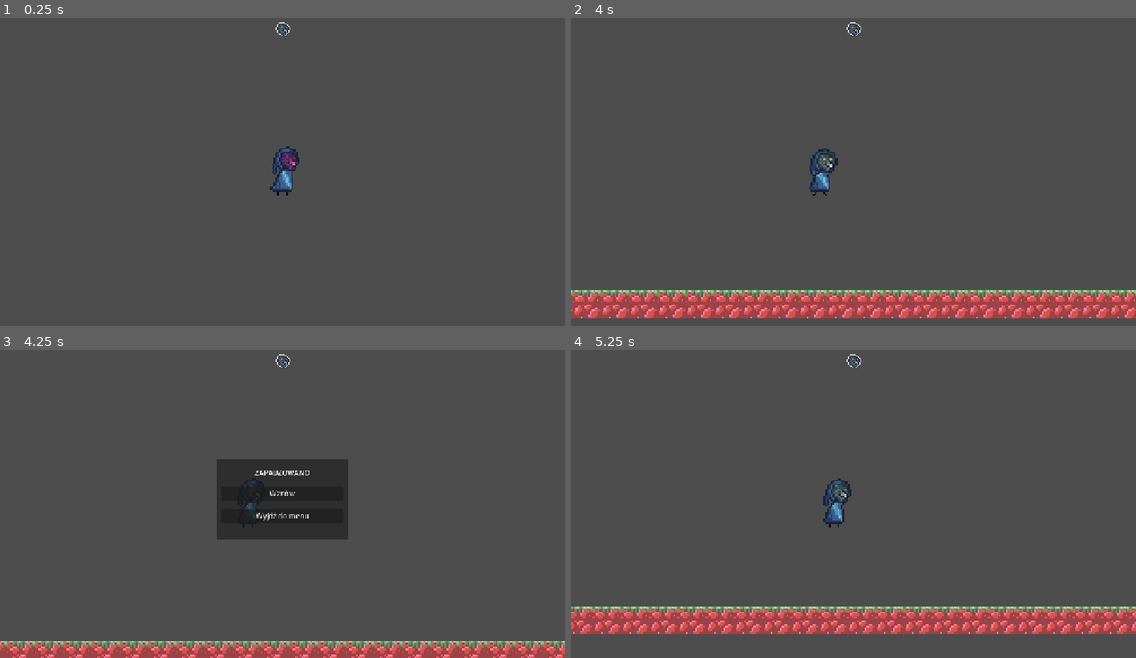
Above: before the commit, frames 1-4 (two rows, left to right).
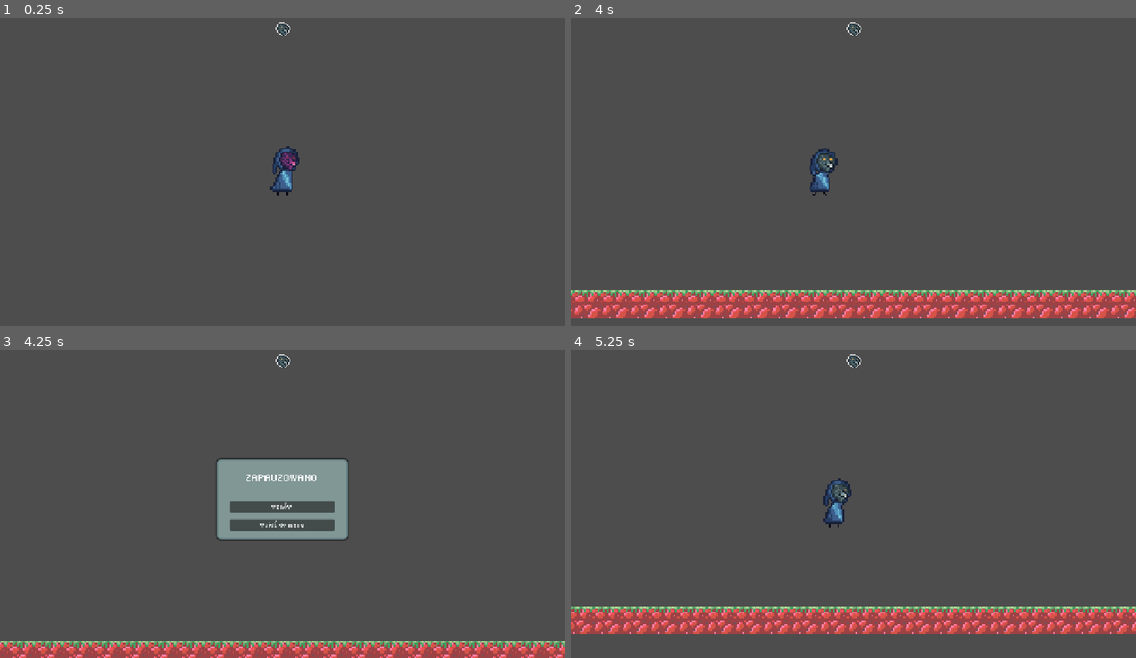
Above: after the commit, the same moments.

Repository: Viikuu/MaskGame
Game: Godot game, scene res://scenes/main.tscn
Two runs of this game, one before a commit and one after it. Both use one fixed random seed, a clock stepped at 60 frames per second and the inputs below. The engine's default icon, where the game draws it, is replaced by a stand-in: a white triangle on a blue panel in a dark square.
Inputs:
- Up to frame 1 (0.25 s): no input
- Up to frame 2 (4 s): tap Enter (interact) at 0.5, 0.6, 3.6 s; hold Right (move_right) 0.53-2.03 s; tap Space (jump) at 0.77, 1.52, 3.02, 3.77 s; tap M (mask_future) at 1.35 s; hold Left (move_left) 2.03-2.78 s; tap N (mask_now) at 2.1 s; hold Right (move_right) from 2.78 s (still down); tap B (mask_past) at 2.85 s
- Up to frame 3 (4.25 s): keep holding Right (move_right); tap Escape (ui_cancel) at 4.15 s
- Up to frame 4 (5.25 s): release Right (move_right) at 4.28 s; hold Left (move_left) 4.28-5 s; tap M (mask_future) at 4.35 s; tap Space (jump) at 4.52 s; click "Wznów" at 5 s

Frames 1-2 are identical in both runs. In frame 3, 6.3% of the frame differs, in the area x 38-62%, y 35-63%; in frame 4, nothing differs.

Commit message:
Change project default font and change pause menu style

Diff:
--- a/project.godot
+++ b/project.godot
@@ -33,6 +33,10 @@
 show_in_past=""
 show_in_future=""
 show_in_now_only=""
+
+[gui]
+
+theme/custom_font="uid://rs86phj7khgs"
 
 [input]
 
--- a/scenes/ui/pause_menu.tscn
+++ b/scenes/ui/pause_menu.tscn
@@ -1,6 +1,20 @@
-[gd_scene load_steps=2 format=3 uid="uid://d1mjsf7ckcytx"]
+[gd_scene load_steps=3 format=3 uid="uid://d1mjsf7ckcytx"]
 
 [ext_resource type="Script" uid="uid://bfqmx7lgr7i51" path="res://scripts/ui/pause_menu.gd" id="1_6tw0m"]
+
+[sub_resource type="StyleBoxFlat" id="StyleBoxFlat_6tw0m"]
+bg_color = Color(0.5058824, 0.5921569, 0.5882353, 1)
+border_width_left = 5
+border_width_top = 5
+border_width_right = 5
+border_width_bottom = 5
+border_color = Color(0.34117648, 0.44705883, 0.46666667, 1)
+border_blend = true
+corner_radius_top_left = 10
+corner_radius_top_right = 10
+corner_radius_bottom_right = 10
+corner_radius_bottom_left = 10
+shadow_size = 4
 
 [node name="PauseMenu" type="Control" node_paths=PackedStringArray("first_button")]
 process_mode = 3
@@ -26,6 +40,7 @@
 offset_bottom = 91.6875
 grow_horizontal = 2
 grow_vertical = 2
+theme_override_styles/panel = SubResource("StyleBoxFlat_6tw0m")
 
 [node name="MarginContainer" type="MarginContainer" parent="Panel"]
 layout_mode = 1
@@ -34,18 +49,19 @@
 anchor_bottom = 1.0
 grow_horizontal = 2
 grow_vertical = 2
-theme_override_constants/margin_left = 10
-theme_override_constants/margin_top = 20
-theme_override_constants/margin_right = 10
+theme_override_constants/margin_left = 30
+theme_override_constants/margin_top = 30
+theme_override_constants/margin_right = 30
 theme_override_constants/margin_bottom = 20
 
 [node name="VBoxContainer" type="VBoxContainer" parent="Panel/MarginContainer"]
 layout_mode = 2
-theme_override_constants/separation = 20
+theme_override_constants/separation = 15
 
 [node name="Label" type="Label" parent="Panel/MarginContainer/VBoxContainer"]
 layout_mode = 2
-size_flags_vertical = 0
+size_flags_vertical = 2
+theme_override_font_sizes/font_size = 24
 text = "ZAPAUZOWANO"
 horizontal_alignment = 1
 
Not shown, removed: fonts/FONTLOG.txt
Not shown, changed: fonts/OFL.txt
Binary file added: fonts/Tiny5-Regular.ttf
Not shown, changed: fonts/Tiny5-Regular.ttf.import
Binary file removed: fonts/Xolonium-Regular.ttf
